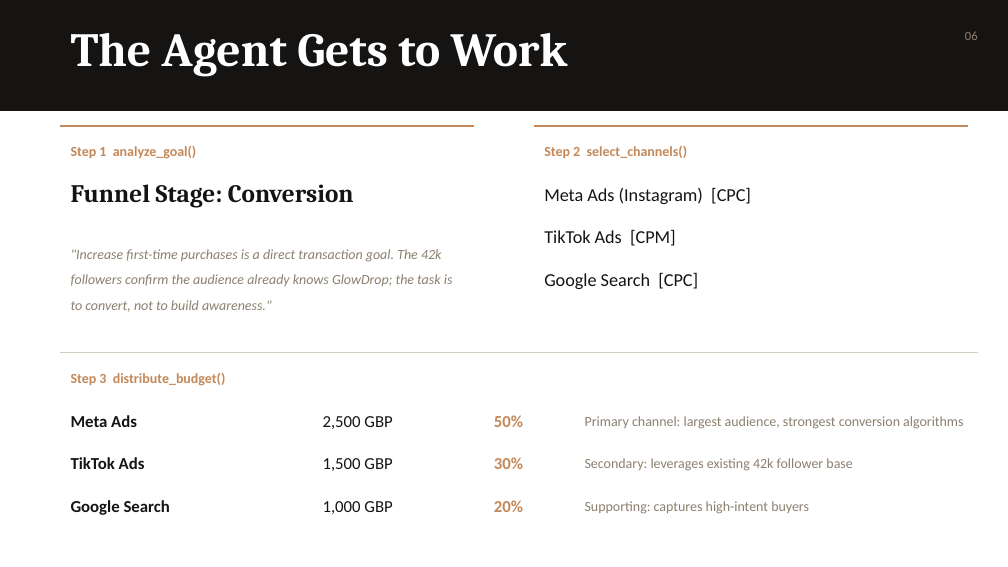
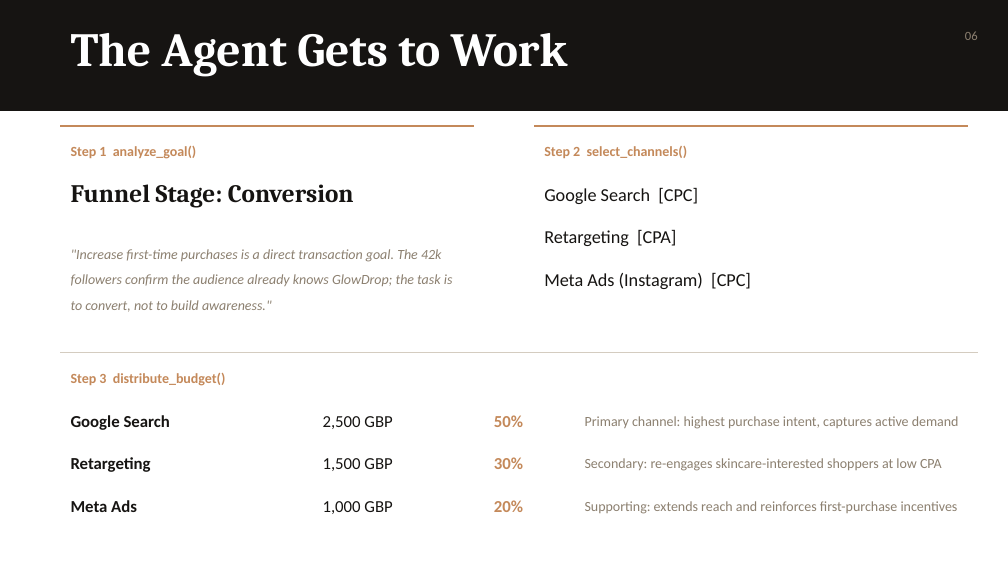
Before and after one commit to TinaJ050598/campaign-planning-agent, a slide deck: slide 6 of Final Presentation Marketing AI Project.pptx. Drawn at 1008x567 pixels with LibreOffice and Linux fonts; fonts in the diff are those of the drawing. Boxes give left, top, right and bottom in pixels: in the first picture for what was removed or moved away, otherwise in the second. Text is boxed around its words. In the diff, an @@ line names an element or a change of style, - is before the commit and + after.

```diff
--- a/Final Presentation Marketing AI Project.pptx
+++ b/Final Presentation Marketing AI Project.pptx
@@ text at bbox=[544, 187, 698, 204]: text changed @@
-Meta Ads (Instagram) [CPC]
+Google Search [CPC]
@@ text at bbox=[544, 229, 676, 246]: text changed @@
-TikTok Ads [CPM]
+Retargeting [CPA]
@@ text at bbox=[544, 272, 751, 289]: text changed @@
-Google Search [CPC]
+Meta Ads (Instagram) [CPC]
@@ text "Google Search": place and size @@
-text "Google Search" at bbox=[71, 500, 170, 515]
+text "Google Search" at bbox=[71, 415, 170, 430]
@@ text at bbox=[585, 416, 959, 429]: text changed @@
-Primary channel: largest audience, strongest conversion algorithms
+Primary channel: highest purchase intent, captures active demand
@@ text at bbox=[71, 457, 151, 472]: text changed @@
-TikTok Ads
+Retargeting
@@ text at bbox=[585, 458, 942, 471]: text changed @@
-Secondary: leverages existing 42k follower base
+Secondary: re-engages skincare-interested shoppers at low CPA
@@ text "Meta Ads": place and size @@
-text "Meta Ads" at bbox=[71, 415, 137, 427]
+text "Meta Ads" at bbox=[71, 500, 137, 512]
@@ text at bbox=[585, 501, 958, 514]: text changed @@
-Supporting: captures high-intent buyers
+Supporting: extends reach and reinforces first-purchase incentives
```
Also in this commit, not shown: 2 other slides changed.
